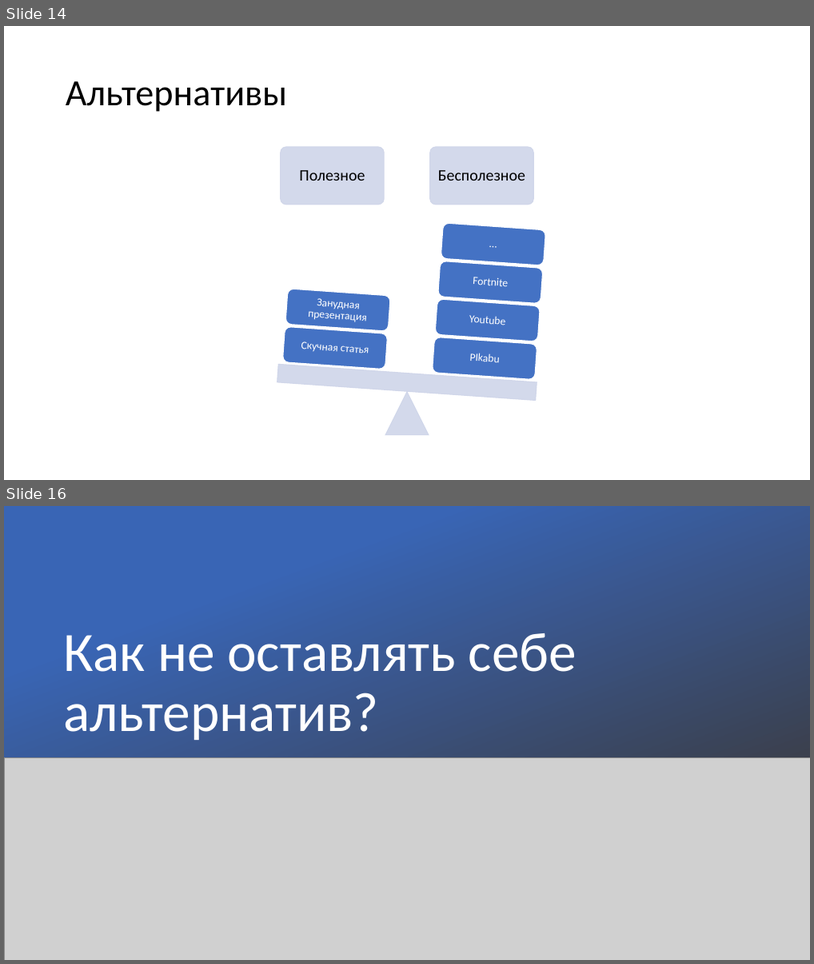
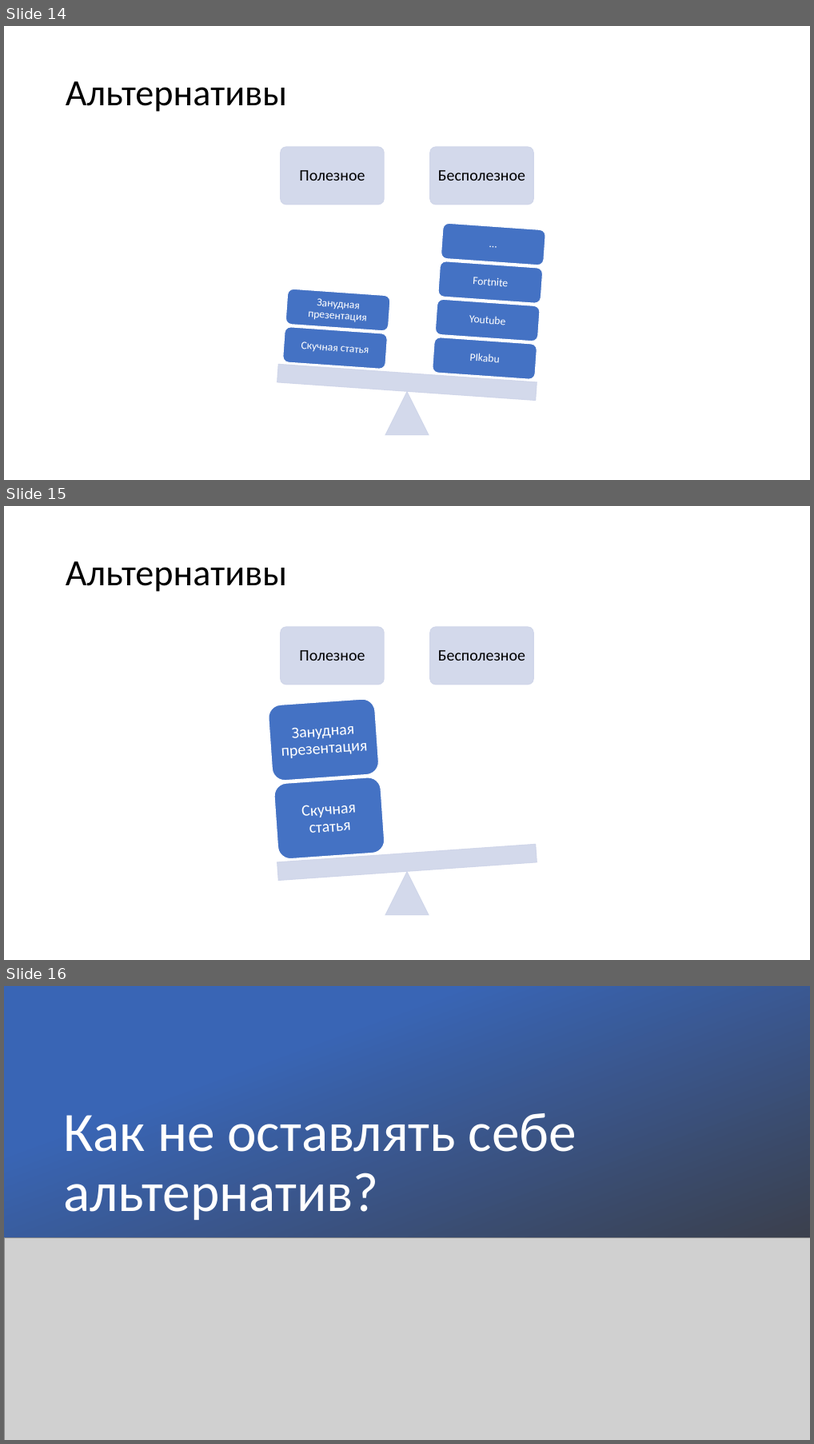
Before and after one commit to kugushev/presentations, a slide deck: 2018_Students-Breakfast/Presentation.pptx. Shown one above the other, each under a label of ours: slides 14 and 16 before the commit, slides 14, 15 and 16 after it; the slides between them are not shown. The pictures are 814x964 and 814x1444 pixels, drawn with LibreOffice and Linux fonts; fonts in the diff are those of the drawing; grey boxes stand for pictures. Boxes give left, top, right and bottom in pixels: in the first picture for what was removed or moved away, otherwise in the second. Text is boxed around its words. In the diff, an @@ line names an element or a change of style, - is before the commit and + after.

```diff
--- a/2018_Students-Breakfast/Presentation.pptx
+++ b/2018_Students-Breakfast/Presentation.pptx
@@ slide 15 added at bbox=[4, 506, 810, 960], background #FFFFFF @@
@@ title added at bbox=[66, 561, 287, 592], 44 pt, text #000000 @@
+Альтернативы
@@ group added at bbox=[268, 627, 537, 914]: 4 rounded rectangles, 4 texts, 1 triangle, 1 rectangle @@
+Полезное
+Бесполезное
+Скучная статья
+Занудная презентация
```
Also in this commit, not shown: 3 slides changed, 5 other slides added, 1 slide removed.
